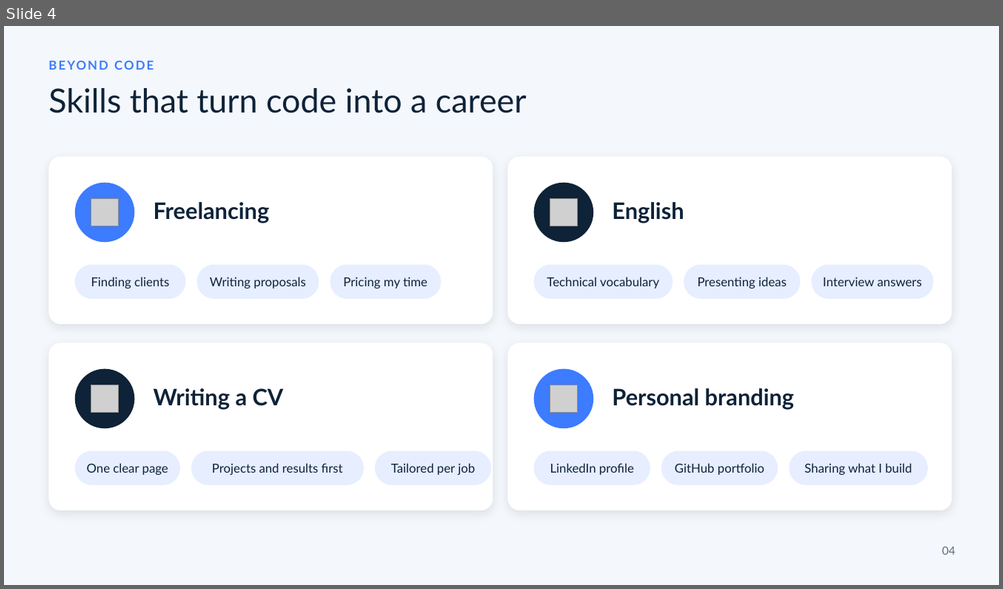
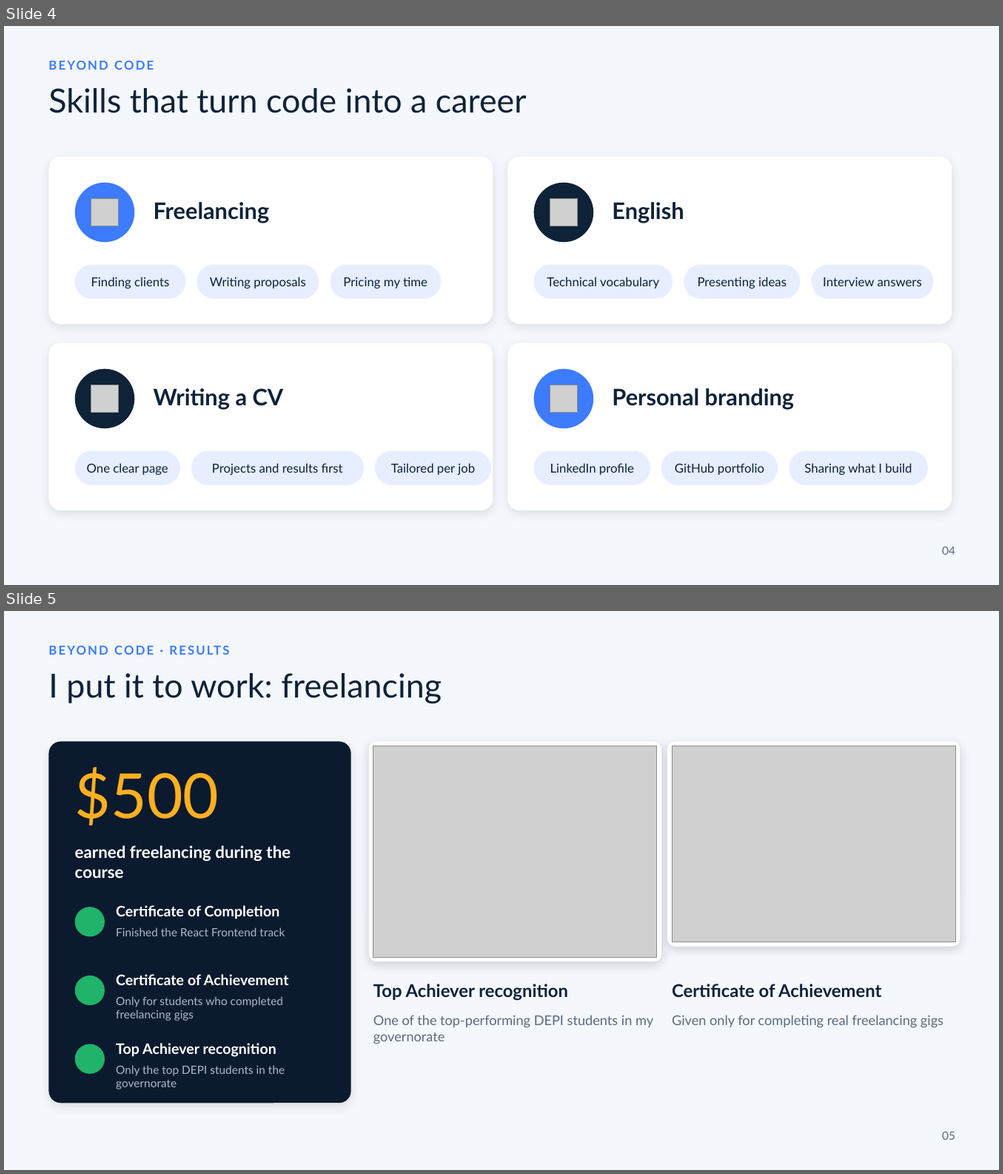
Before and after one commit to Saif-eldin-Ahmed-Helmy/Interactive-Learning-Platform, a slide deck: output/discussion/Saif-DEPI-Discussion.pptx. Shown one above the other, each under a label of ours: slide 4 before the commit, slides 4 and 5 after it. The pictures are 1003x589 and 1003x1174 pixels, drawn with LibreOffice and Linux fonts; fonts in the diff are those of the drawing; grey boxes stand for pictures; background and template pictures are left out. Boxes give left, top, right and bottom in pixels: in the first picture for what was removed or moved away, otherwise in the second. Text is boxed around its words. In the diff, an @@ line names an element or a change of style, - is before the commit and + after.

```diff
--- a/output/discussion/Saif-DEPI-Discussion.pptx
+++ b/output/discussion/Saif-DEPI-Discussion.pptx
@@ slide 5 added at <box>4,611,999,1170</box>, background #F4F7FB @@
@@ text added at <box>48,642,720,665</box>, 12 pt, text #3D7BFF, bold @@
+BEYOND CODE · RESULTS
@@ text added at <box>48,673,441,703</box>, 32 pt, text #0E2238 @@
+I put it to work: freelancing
@@ rounded rectangle added at <box>48,741,351,1103</box>, fill #0B1A2E @@
@@ rounded rectangle added at <box>369,741,661,962</box>, fill #FFFFFF @@
@@ rounded rectangle added at <box>667,741,960,947</box>, fill #FFFFFF @@
@@ picture added at <box>373,746,657,957</box> @@
@@ picture added at <box>671,746,956,943</box> @@
@@ text added at <box>75,767,219,826</box>, 60 pt, text #FFB020 @@
+$500
@@ text added at <box>75,846,290,878</box>, 16 pt, text #FFFFFF, bold @@
+earned freelancing during the course
@@ ellipse added at <box>75,907,105,937</box>, fill #1FB46A @@
@@ text added at <box>116,906,280,920</box>, 14 pt, text #FFFFFF, bold @@
+Certificate of Completion
@@ text added at <box>116,928,284,937</box>, 11 pt, text #A9B8CF @@
+Finished the React Frontend track
@@ ellipse added at <box>75,976,105,1005</box>, fill #1FB46A @@
@@ text added at <box>116,974,289,985</box>, 14 pt, text #FFFFFF, bold @@
+Certificate of Achievement
@@ text added at <box>373,984,568,1001</box>, 17 pt, text #0E2238, bold @@
+Top Achiever recognition
@@ text added at <box>671,984,881,997</box>, 17 pt, text #0E2238, bold @@
+Certificate of Achievement
@@ text added at <box>116,997,283,1021</box>, 11 pt, text #A9B8CF @@
+Only for students who completed freelancing gigs
@@ text added at <box>373,1015,653,1045</box>, 13 pt, text #5C6B80 @@
+One of the top-performing DEPI students in my governorate
@@ text added at <box>671,1015,943,1028</box>, 13 pt, text #5C6B80 @@
+Given only for completing real freelancing gigs
@@ ellipse added at <box>75,1045,105,1074</box>, fill #1FB46A @@
@@ text added at <box>116,1043,276,1057</box>, 14 pt, text #FFFFFF, bold @@
+Top Achiever recognition
@@ text added at <box>116,1065,284,1090</box>, 11 pt, text #A9B8CF @@
+Only the top DEPI students in the governorate
@@ text added at <box>942,1132,955,1140</box>, 11 pt, text #5C6B80 @@
+05
```
Also in this commit, not shown: 4 slides changed, 3 other slides added, 3 slides removed, 10 other files.
